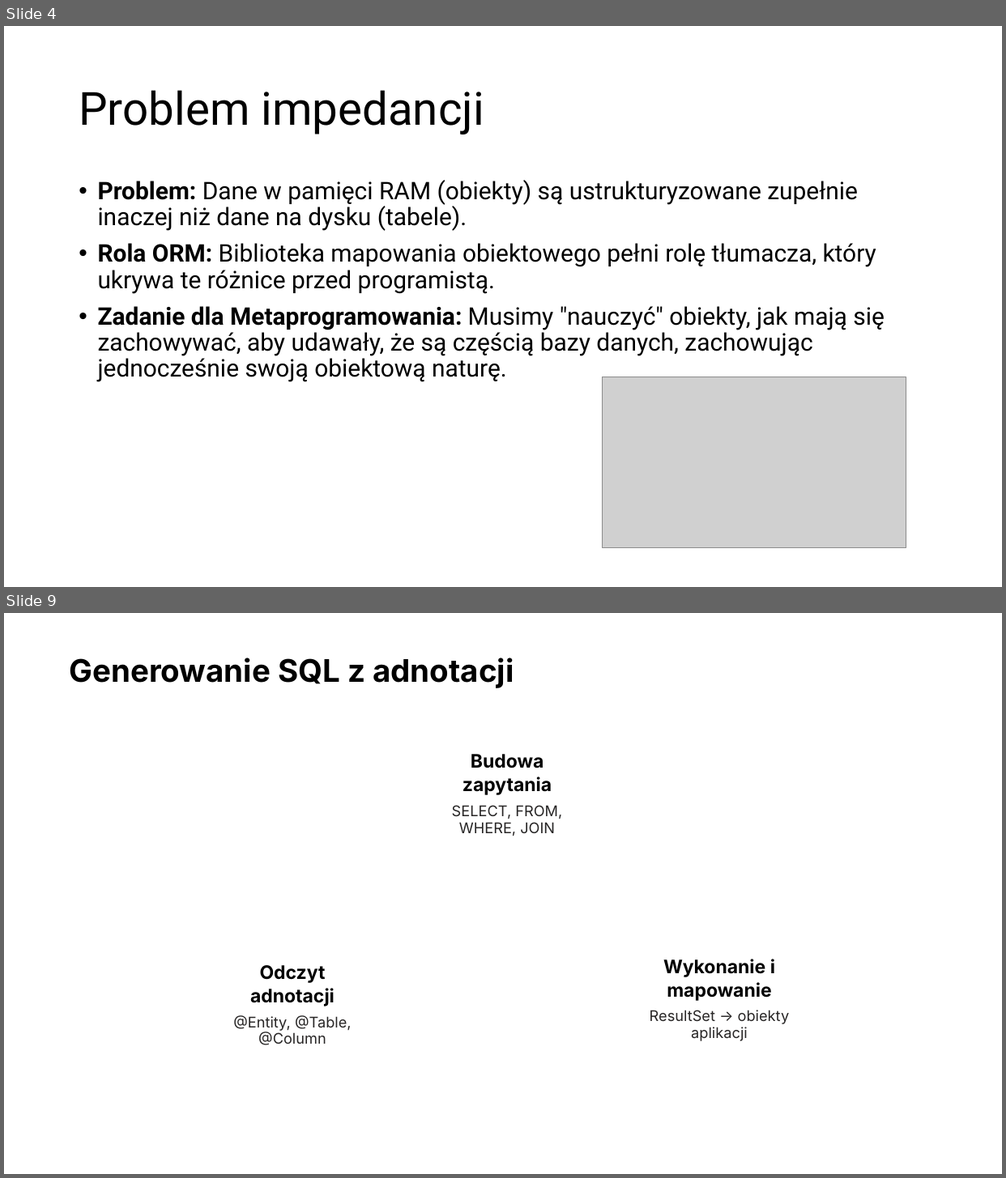
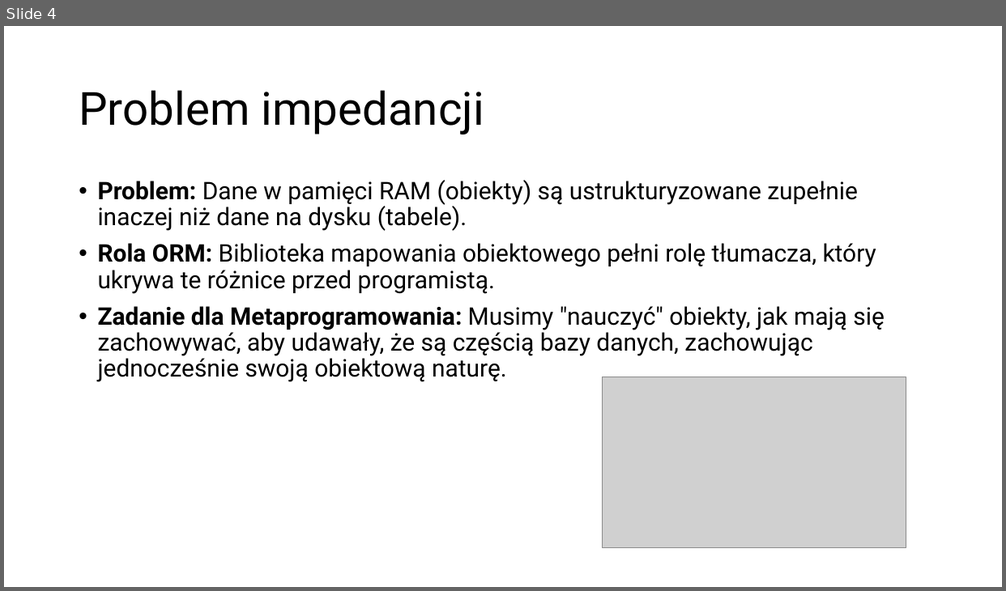
Before and after one commit to KabaKG/JPWP_ORM, a slide deck: ORM.pptx. Shown one above the other, each under a label of ours: slides 4 and 9 before the commit, slide 4 after it; the slides between them are not shown. The pictures are 1006x1178 and 1006x591 pixels, drawn with LibreOffice and Linux fonts; fonts in the diff are those of the drawing; grey boxes stand for pictures. Boxes give left, top, right and bottom in pixels: in the first picture for what was removed or moved away, otherwise in the second. Text is boxed around its words. In the diff, an @@ line names an element or a change of style, - is before the commit and + after.

```diff
--- a/ORM.pptx
+++ b/ORM.pptx
@@ slide 9 removed at <box>4,613,1002,1174</box>, background #FFFFFF @@
@@ text removed at <box>70,658,513,688</box> @@
-Generowanie SQL z adnotacji
@@ text removed at <box>462,754,552,795</box> @@
-Budowa zapytania
@@ text removed at <box>452,805,562,837</box> @@
-SELECT, FROM, WHERE, JOIN
@@ text removed at <box>250,965,334,1007</box> @@
-Odczyt adnotacji
@@ text removed at <box>663,959,775,1001</box> @@
-Wykonanie i mapowanie
@@ text removed at <box>233,1016,351,1046</box> @@
-@Entity, @Table, @Column
@@ text removed at <box>650,1010,790,1041</box> @@
-ResultSet → obiekty aplikacji
```
Also in this commit, not shown: 6 slides changed, 6 slides added, 1 other slide removed, 1 other file.
